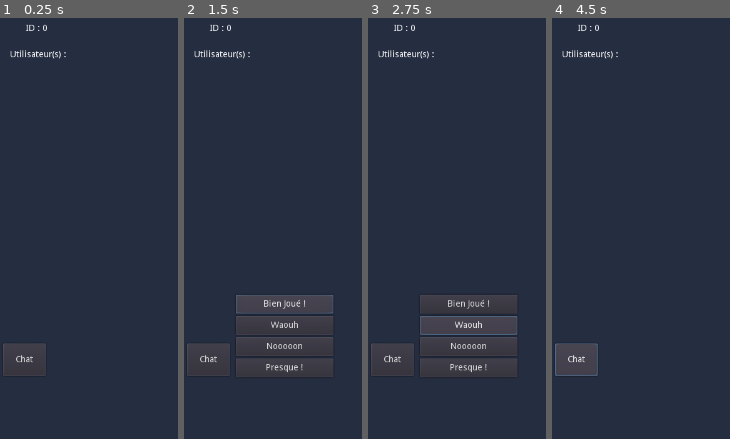
Above: before the commit, frames 1-4 (left to right).
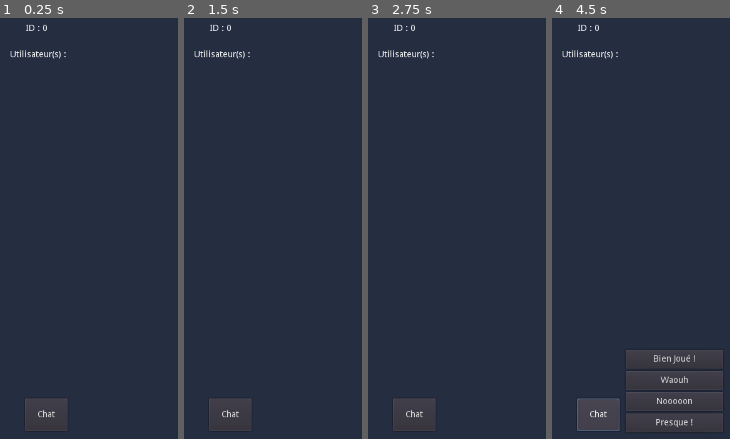
Above: after the commit, the same moments.

Repository: ArthurBajt/ARKED-Dixit-GODOT
Game: Godot game, scene res://Scenes/Chat/Chat.tscn
Same seed, same stepped clock (60 frames per second), same inputs: the game is played once before the commit and once after it. This scene is started directly instead of the project's main scene.
Inputs (mouse positions are in pixels of both pictures, inside the frame that each line leads up to):
- Up to frame 1 (0.25 s): no input
- Up to frame 2 (1.5 s): click "Chat" at 0.5 s; click "Bien Joué !" at 1.25 s
- Up to frame 3 (2.75 s): click (467, 325) at 2 s, where only the run before the commit has a clickable "Waouh"
- Up to frame 4 (4.5 s): click (651, 346) at 2.75 s, where only the run before the commit has a clickable "Nooooon"; click (651, 367) at 3.5 s, where only the run before the commit has a clickable "Presque !"; click "Chat" at 4.25 s

The runs differ from the first frame. In frame 1, 1.7% of the frame differs, in the area x 1-38%, y 77-99%; in frame 2, 7.5%; in frame 3, 7.4%; in frame 4, 8.2%, in the area x 1-97%, y 77-99%.
Error before the commit: Invalid call. Nonexistent function 'envoieMessage' in base 'Node (Network.gd)'. (res://Scenes/Chat/Chat.gd:31)

Commit message:
fix bug chelou chat

Diff:
--- a/Scenes/Chat/Chat.gd
+++ b/Scenes/Chat/Chat.gd
@@ -53,3 +53,5 @@
 func AutoScroll():
 	var cl = ChatDisplay.get_line_count()
 	ChatDisplay.cursor_set_line(cl)
+
+# =================================================
--- a/Scenes/Chat/Chat.tscn
+++ b/Scenes/Chat/Chat.tscn
@@ -13,10 +13,13 @@
 }
 
 [node name="Chat" type="Button" parent="."]
-margin_left = 4.51675
-margin_top = 540.183
-margin_right = 72.5168
-margin_bottom = 592.183
+anchor_top = 1.0
+anchor_bottom = 1.0
+margin_left = 40.0
+margin_top = -92.0
+margin_right = 108.0
+margin_bottom = -40.0
+rect_min_size = Vector2( 68, 52 )
 text = "Chat"
 __meta__ = {
 "_edit_use_anchors_": false
@@ -27,7 +30,7 @@
 margin_top = -78.0
 margin_right = 234.0
 margin_bottom = 54.0
-rect_min_size = Vector2( 150, 30 )
+rect_min_size = Vector2( 156, 132 )
 alignment = 1
 __meta__ = {
 "_edit_use_anchors_": false
@@ -73,10 +76,13 @@
 }
 
 [node name="ChatDisplay" type="TextEdit" parent="."]
-margin_left = 857.0
-margin_top = 2.0
-margin_right = 1022.0
-margin_bottom = 202.0
+anchor_left = 1.0
+anchor_right = 1.0
+margin_left = -240.0
+margin_top = 40.0
+margin_right = -40.0
+margin_bottom = 240.0
+rect_min_size = Vector2( 200, 200 )
 custom_styles/normal = SubResource( 1 )
 custom_colors/font_color = Color( 1, 1, 1, 1 )
 __meta__ = {
@@ -86,6 +92,9 @@
 [node name="ViewportContainer" type="ViewportContainer" parent="."]
 margin_right = 40.0
 margin_bottom = 40.0
+__meta__ = {
+"_edit_use_anchors_": false
+}
 [connection signal="pressed" from="Chat" to="." method="_on_Chat_pressed"]
 [connection signal="pressed" from="Chat/Layout/Message1" to="." method="_on_Message1_pressed"]
 [connection signal="pressed" from="Chat/Layout/Message2" to="." method="_on_Message2_pressed"]
--- a/Scenes/Joueur/Joueur.gd
+++ b/Scenes/Joueur/Joueur.gd
@@ -13,11 +13,13 @@
 const NODE_CAM = preload("res://Scenes/Joueur/CameraJoueur.tscn")
 const NODE_UI = preload("res://Scenes/Joueur/UiJoueur.tscn")
 const NODE_UI_CONTEUR = preload("res://Scenes/Joueur/UiConteur.tscn")
+const NODE_CHAT = preload("res://Scenes/Chat/Chat.tscn")
 
 const NODE_CARTE = preload("res://Scenes/Carte/Carte.tscn")
 var estConteur: bool = false
 var ui
 var uiConteur
+var uiChat
 
 func setConteur(idJoueur):
 	self.estConteur = self.id == idJoueur
@@ -42,6 +44,8 @@
 		cameraPos.add_child(cam)
 		cam.set_current(true)
 		# UI dans le joueur car c'est celui qui est en local qui en a besoin
+		self.uiChat = NODE_CHAT.instance()
+		self.add_child(uiChat)
 		self.uiConteur = NODE_UI_CONTEUR.instance()
 		self.add_child(uiConteur)
 		self.ui = NODE_UI.instance()
--- a/Scripts/Network.gd
+++ b/Scripts/Network.gd
@@ -246,3 +246,12 @@
 	self.data.estConteur= idJoueur == self.id
 	for usId in self.utilisateurs:
 		self.utilisateurs[usId].estConteur= usId == idJoueur
+
+# =================================================
+# Chat
+signal updateChat
+func envoieMessage(msg):
+	rpc("messageRecu", id, msg)
+
+remotesync func messageRecu(id, msg):
+	emit_signal("updateChat", id, msg)
